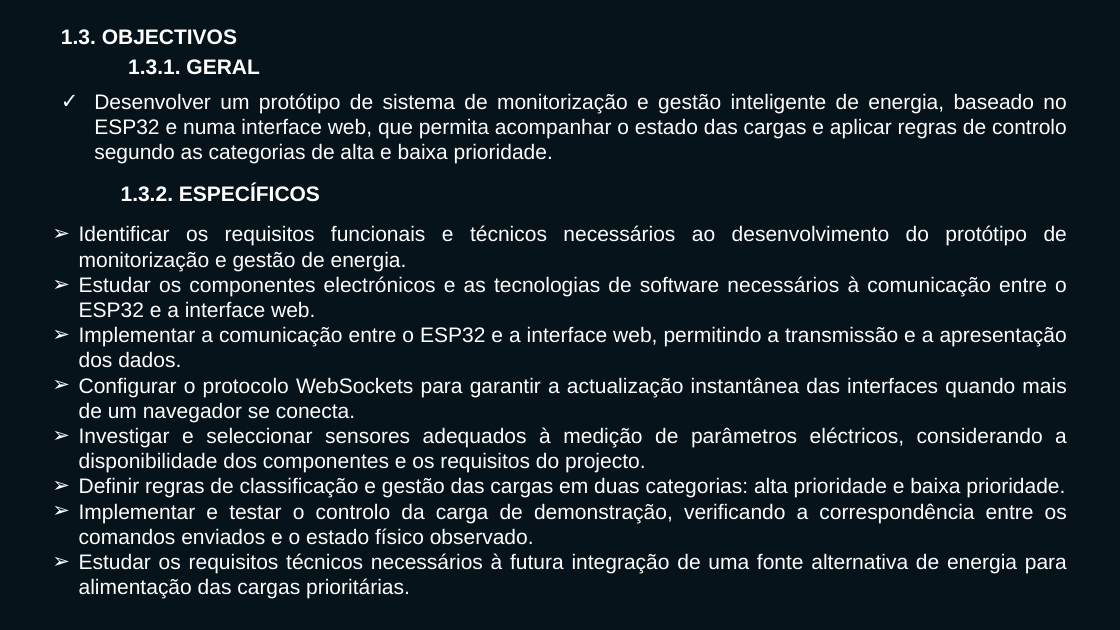
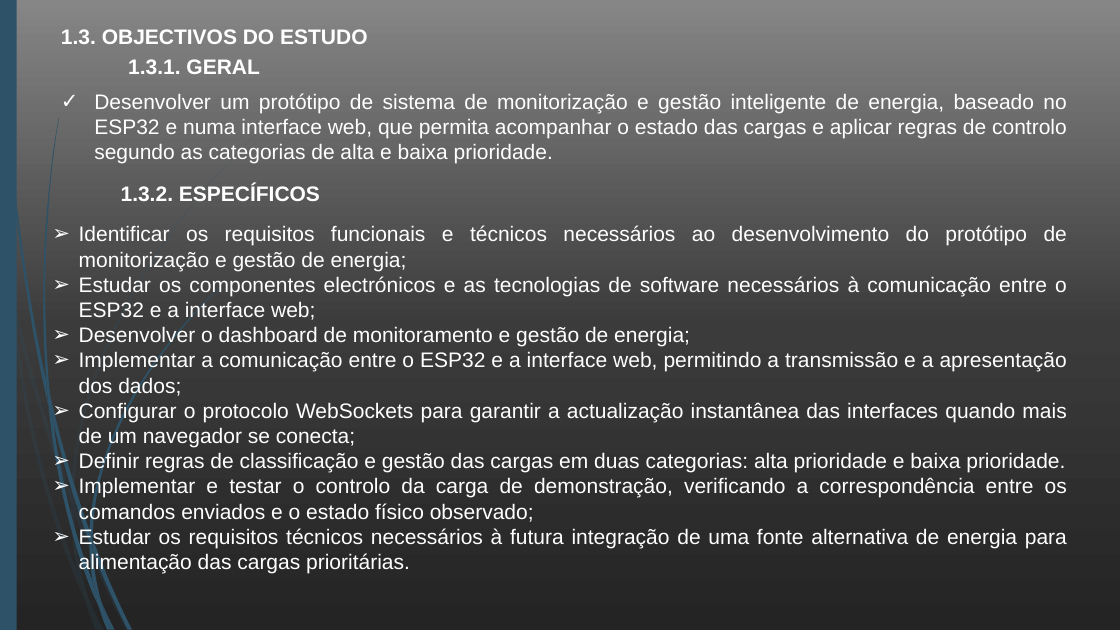
Before and after one commit to antoniosabino2026/BEENOUS, a slide deck: slide 6 of TCC/SLIDES/BEENOUS-Better-Energy-Efficiency.pptx. Drawn at 1120x630 pixels with LibreOffice and Linux fonts; fonts in the diff are those of the drawing. Boxes give left, top, right and bottom in pixels: in the first picture for what was removed or moved away, otherwise in the second. Text is boxed around its words. In the diff, an @@ line names an element or a change of style, - is before the commit and + after.

```diff
--- a/TCC/SLIDES/BEENOUS-Better-Energy-Efficiency.pptx
+++ b/TCC/SLIDES/BEENOUS-Better-Energy-Efficiency.pptx
@@ background #07131B to gradient #242424 to #3B3B3B to #868686 @@
@@ rectangle added at (0, 0, 17, 630), fill #2E5369 @@
@@ text at (61, 29, 367, 44): text changed @@
-1.3. OBJECTIVOS
+1.3. OBJECTIVOS DO ESTUDO
@@ text at (79, 225, 1067, 447): text changed @@
-➢ Identificar os requisitos funcionais e técnicos necessários ao desenvolvimento do protótipo de monitorização e gestão de energia.
-➢ Estudar os componentes electrónicos e as tecnologias de software necessários à comunicação entre o ESP32 e a interface web.
-➢ Implementar a comunicação entre o ESP32 e a interface web, permitindo a transmissão e a apresentação dos dados.
-➢ Configurar o protocolo WebSockets para garantir a actualização instantânea das interfaces quando mais de um navegador se conecta.
-➢ Investigar e seleccionar sensores adequados à medição de parâmetros eléctricos, considerando a disponibilidade dos componentes e os requisitos do projecto.
+➢ Identificar os requisitos funcionais e técnicos necessários ao desenvolvimento do protótipo de monitorização e gestão de energia;
+➢ Estudar os componentes electrónicos e as tecnologias de software necessários à comunicação entre o ESP32 e a interface web;
+➢ Desenvolver o dashboard de monitoramento e gestão de energia;
+➢ Implementar a comunicação entre o ESP32 e a interface web, permitindo a transmissão e a apresentação dos dados;
+➢ Configurar o protocolo WebSockets para garantir a actualização instantânea das interfaces quando mais de um navegador se conecta;
@@ text at (79, 477, 1067, 523): text changed @@
-➢ Implementar e testar o controlo da carga de demonstração, verificando a correspondência entre os comandos enviados e o estado físico observado.
+➢ Implementar e testar o controlo da carga de demonstração, verificando a correspondência entre os comandos enviados e o estado físico observado;
@@ group added at (0, 129, 262, 630): 10 freeform shapes @@
@@ group added at (3, 0, 218, 630): 12 freeform shapes @@
```
Also in this commit, not shown: 7 other slides changed, 9 other files.
